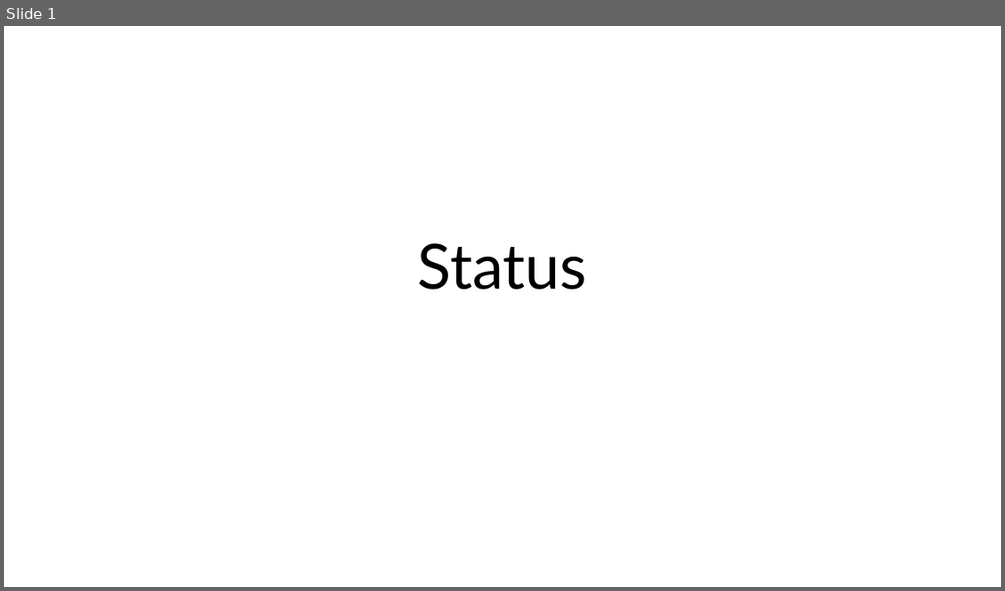
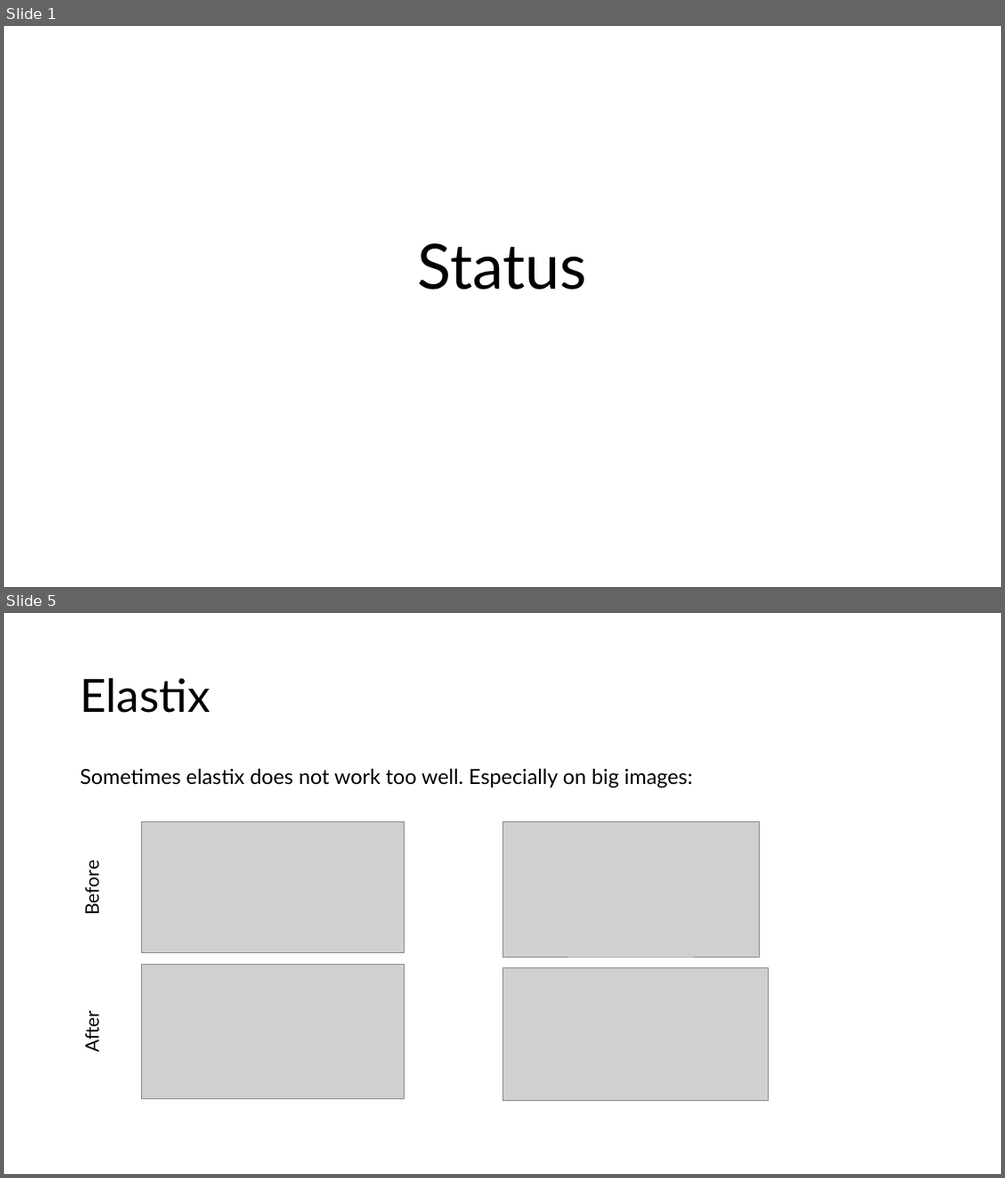
Before and after one commit to andreasaspe/MicroCracks, a slide deck: Meeting_Anders_Isaac_21_10_24/Status.pptx. Shown one above the other, each under a label of ours: slide 1 before the commit, slides 1 and 5 after it; the slides between them are not shown. The pictures are 1005x591 and 1005x1178 pixels, drawn with LibreOffice and Linux fonts; fonts in the diff are those of the drawing; grey boxes stand for pictures. Boxes give left, top, right and bottom in pixels: in the first picture for what was removed or moved away, otherwise in the second. Text is boxed around its words. In the diff, an @@ line names an element or a change of style, - is before the commit and + after.

```diff
--- a/Meeting_Anders_Isaac_21_10_24/Status.pptx
+++ b/Meeting_Anders_Isaac_21_10_24/Status.pptx
@@ slide 5 added at box(4, 613, 1001, 1174), background #FFFFFF @@
@@ title added at box(80, 678, 210, 713), 44 pt, text #000000 @@
+Elastix
@@ text added at box(80, 768, 693, 788), 20 pt, text #000000 @@
+Sometimes elastix does not work too well. Especially on big images:
@@ picture added at box(142, 821, 404, 953) @@
@@ picture added at box(502, 821, 760, 957) @@
@@ text added at box(81, 866, 103, 913), 18 pt, text #000000 @@
+Before
@@ picture added at box(142, 964, 404, 1098) @@
@@ picture added at box(502, 967, 769, 1101) @@
@@ text added at box(81, 1014, 103, 1052), 18 pt, text #000000 @@
+After
```
Also in this commit, not shown: 1 slide changed, 2 other slides added, 3 other files.
